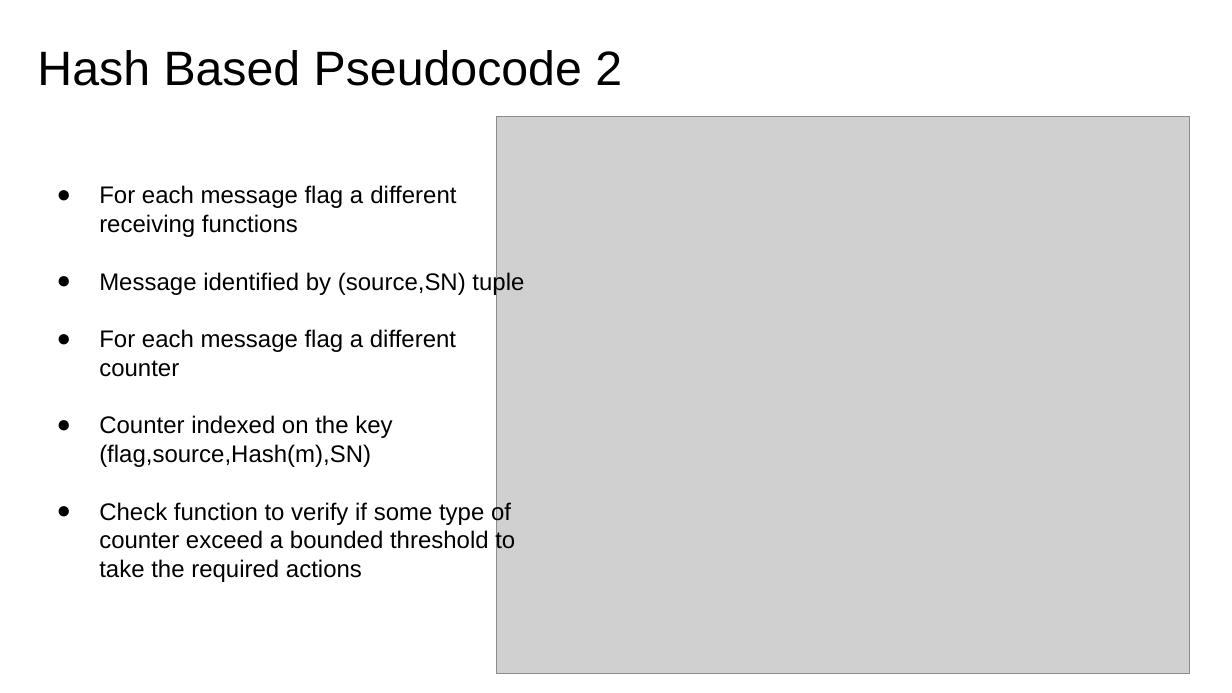
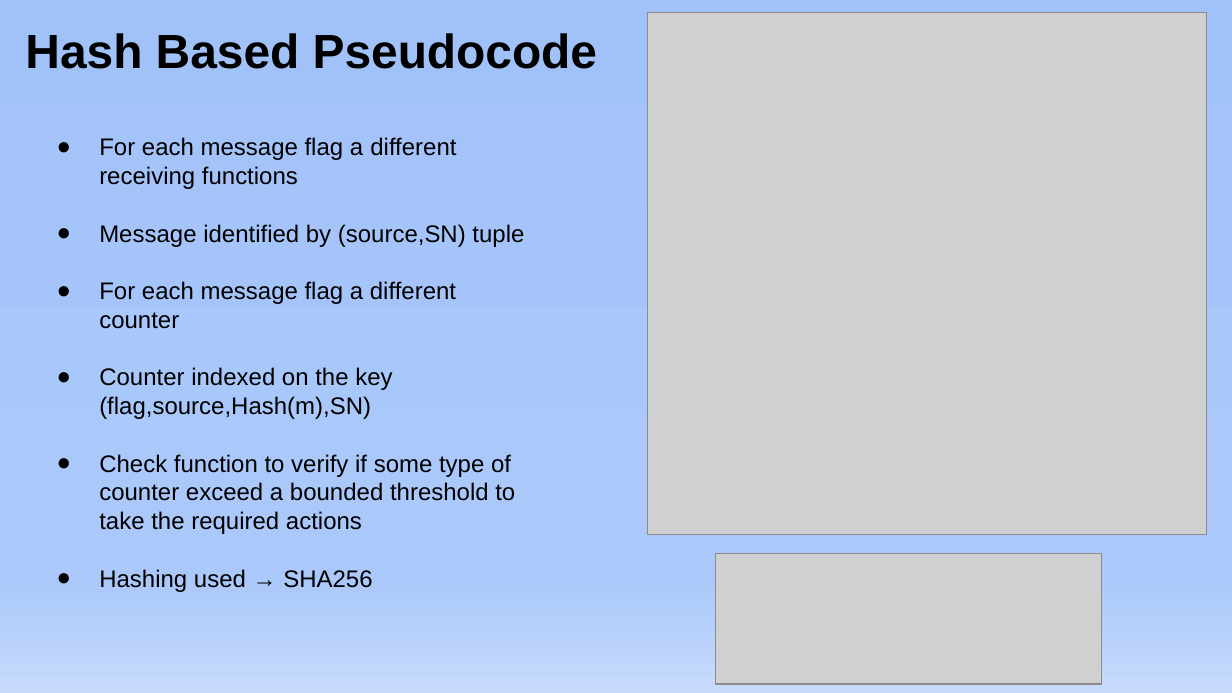
Before and after one commit to GabrieleLerani/Distributed-System-Broadcast-primitive-with-Byzantine-process, a slide deck: slide 7 of DOC/DDS_Presentation.pptx. Drawn at 1232x693 pixels with LibreOffice and Linux fonts; fonts in the diff are those of the drawing; grey boxes stand for pictures. Boxes give left, top, right and bottom in pixels: in the first picture for what was removed or moved away, otherwise in the second. Text is boxed around its words. In the diff, an @@ line names an element or a change of style, - is before the commit and + after.

```diff
--- a/DOC/DDS_Presentation.pptx
+++ b/DOC/DDS_Presentation.pptx
@@ background #FFFFFF to gradient #A1C2F9 to #AAC8FA to #C6DAFC @@
@@ picture: place and size @@
-picture at <box>496,116,1190,673</box>
+picture at <box>648,12,1207,535</box>
@@ title at <box>25,33,597,69</box>: text changed; size 28.2 to 28 pt; bold on @@
-Hash Based Pseudocode 2
+Hash Based Pseudocode
@@ text "For each message flag a ...": place and size @@
-text "For each message flag a ..." at <box>99,185,524,582</box>
+text "For each message flag a ..." at <box>99,137,524,592</box>
@@ text at <box>99,569,372,592</box>: paragraph added @@
+● Hashing used → SHA256
@@ picture added at <box>716,554,1103,685</box> @@
```
Also in this commit, not shown: 12 other slides changed, 1 slide added, 2 slides removed.
